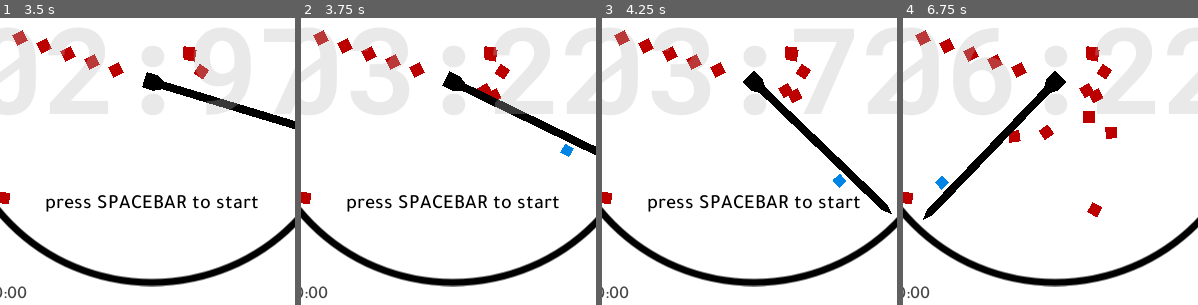
Above: before the commit, frames 1-4 (left to right).
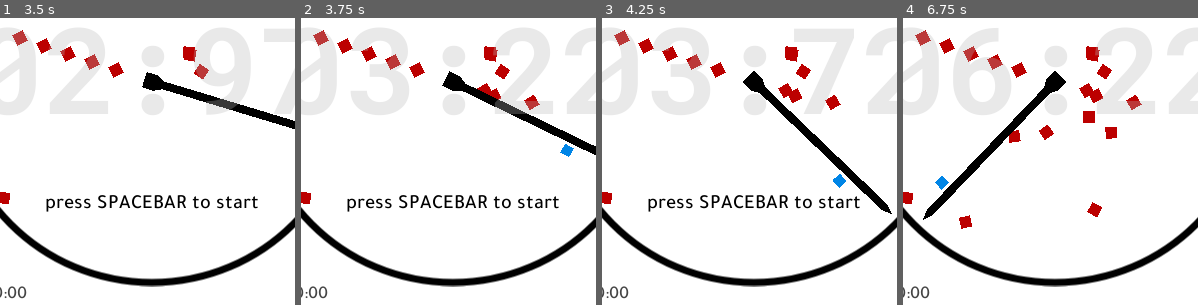
Above: after the commit, the same moments.

Repository: albertnez/10-second-laps
Game: Godot game, scene res://Scenes/GameWrapper.tscn
Same seed, same stepped clock (60 frames per second), same inputs: the game is played once before the commit and once after it.
Inputs:
- Up to frame 1 (3.5 s): tap Space (action) at 0.5, 0.6, 1.25, 1.35, 2, 2.1, 2.75, 2.85 s
- Up to frame 2 (3.75 s): tap Space (action) at 3.5, 3.6 s
- Up to frame 3 (4.25 s): no input
- Up to frame 4 (6.75 s): tap Space (action) at 4.25, 4.35, 5.1, 5.85, 6.6 s
The pictures show only the part of the screen within x 24-74%, y 46-95%; the shares and areas given below are measured in that part.

Frame 1 is identical in both runs. In frame 2, 0.2% of the frame differs, in the area x 75-82%, y 26-33%; in frame 3, 0.2%; in frame 4, 0.3%, in the area x 18-82%, y 26-74%.

Commit message:
Adding more spawner

Diff:
--- a/Scenes/Game/EnemySpawner.gd
+++ b/Scenes/Game/EnemySpawner.gd
@@ -3,14 +3,39 @@
 
 export (float, 0, 100, 1.0) var MINIMUM_DISTANCE_FROM_CENTER = 0
 
+const MAX_DIST = 185
+const MIN_DIST = 20
 const packed_enemy := preload("res://Scenes/Game/Enemy.tscn")
 const packed_row_with_floor_gap := preload("res://Scenes/Game/Enemies/RowWithFloorGap.tscn")
 
+onready var _timer := $SpawnerTimer
+onready var _needle_rootation := $"%ClockRotation"
+
+var _can_spawn := false
+var _lap := 0
+
 func _ready() -> void:
+	EventBus.connect("laps_changed", self, "_set_lap")
 	pass
+
+
+func set_can_spawn(can_spawn: bool) -> void:
+	_can_spawn = can_spawn
+	_timer.start()
+
+
+func _set_lap(lap: int) -> void:
+	_lap = lap
 
 
 func spawn_enemy(needle: Vector2) -> void:
 	var enemy : Enemy = packed_enemy.instance()
 	enemy.position = needle.rotated(-0.05).normalized() * rand_range(MINIMUM_DISTANCE_FROM_CENTER, needle.length())
 	add_child(enemy)
+
+
+func _on_SpawnerTimer_timeout() -> void:
+	var enemy : Enemy = packed_enemy.instance()
+	var needle := Vector2.UP.rotated(_needle_rootation.rotation - 0.05) * rand_range(MIN_DIST, MAX_DIST)
+	enemy.position = needle
+	add_child(enemy)
--- a/Scenes/Game/World.gd
+++ b/Scenes/Game/World.gd
@@ -111,7 +111,7 @@
 
 func _die() -> void:
 	_game_state = GameState.GAME_OVER
-
+	_enemy_spawner.set_can_spawn(false)
 	# New record!
 	if _laps*10.0 + _lap_timer > _best_laps*10.0 + _best_timer:
 		var new_message := str("BEST: ", _laps, " LAPS + ", _float_time_to_text(_lap_timer))
@@ -126,12 +126,14 @@
 	_death_audio.play()
 
 
+
 func _start() -> void:
 	_game_state = GameState.PLAYING
 	_laps = 0
 	_lap_timer = 0
 	EventBus.emit_signal("laps_changed", _laps)
 	EventBus.emit_signal("game_start")
+	_enemy_spawner.set_can_spawn(true)
 
 
 func _on_EventBus_collide_with_player(area: Area2D) -> void:
--- a/Scenes/Game/World.tscn
+++ b/Scenes/Game/World.tscn
@@ -157,6 +157,7 @@
 position = Vector2( -36, -12 )
 
 [node name="SpawnerTimer" type="Timer" parent="ClockCenter/EnemySpawner"]
+wait_time = 3.0
 
 [node name="ClockRotation" type="Node2D" parent="ClockCenter"]
 unique_name_in_owner = true
@@ -207,5 +208,6 @@
 unique_name_in_owner = true
 stream = ExtResource( 13 )
 
+[connection signal="timeout" from="ClockCenter/EnemySpawner/SpawnerTimer" to="ClockCenter/EnemySpawner" method="_on_SpawnerTimer_timeout"]
 [connection signal="area_entered" from="ClockCenter/ClockRotation/SweepingSprites/SweepEntryDetector" to="." method="_on_SweepEntryDetector_area_entered"]
 [connection signal="area_exited" from="ClockCenter/ClockRotation/SweepingSprites/SweepEntryDetector" to="." method="_on_SweepEntryDetector_area_exited"]
